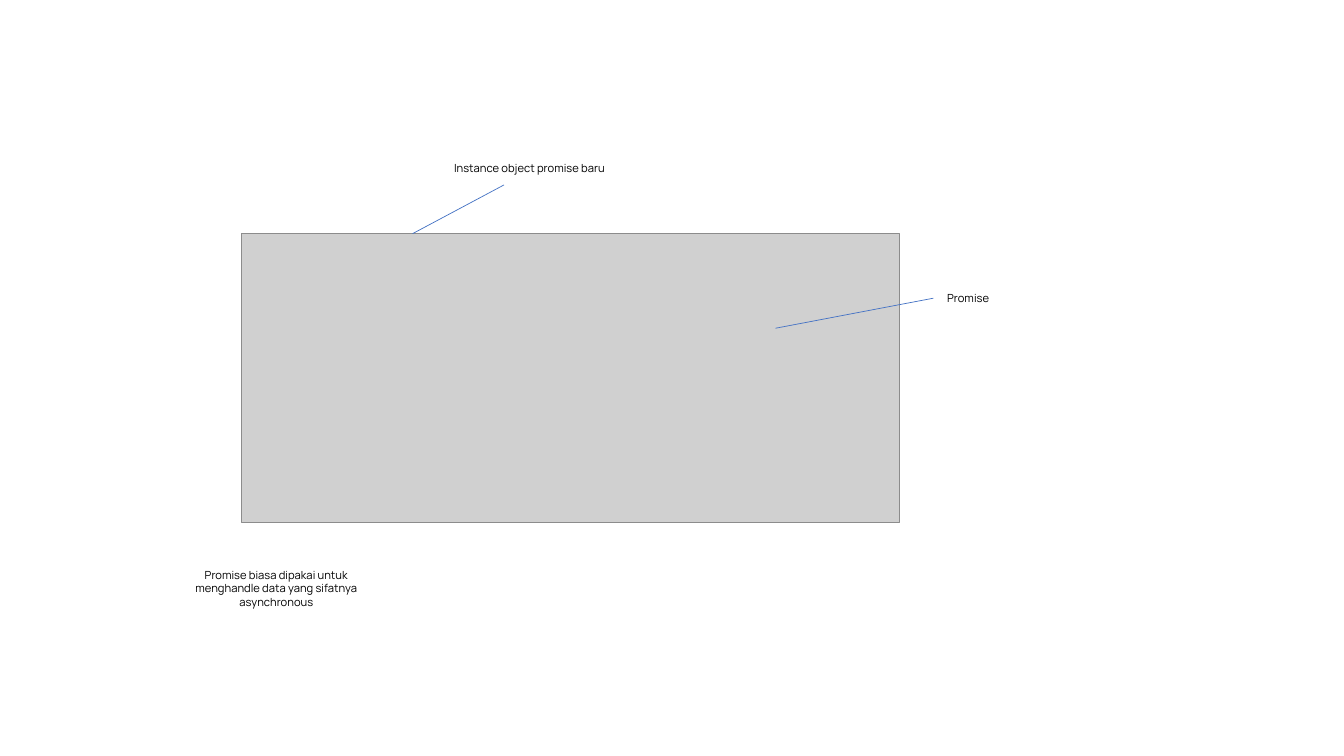
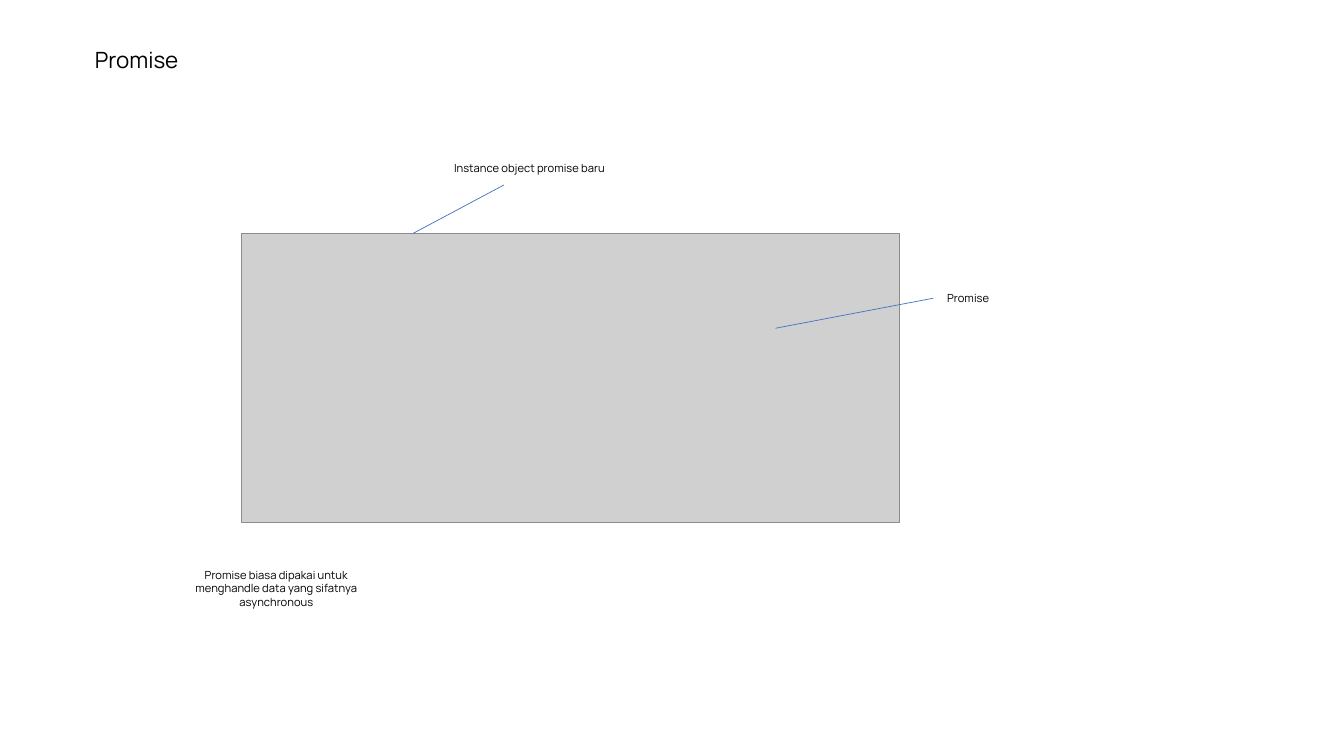
Before and after one commit to saddam-satria/learning-material, a slide deck: slide 11 of march/week-1/meeting-2/PPT.pptx (slide 9 before the commit). Drawn at 1344x756 pixels with LibreOffice and Linux fonts; fonts in the diff are those of the drawing; grey boxes stand for pictures. Boxes give left, top, right and bottom in pixels: in the first picture for what was removed or moved away, otherwise in the second. Text is boxed around its words. In the diff, an @@ line names an element or a change of style, - is before the commit and + after.

```diff
--- a/march/week-1/meeting-2/PPT.pptx
+++ b/march/week-1/meeting-2/PPT.pptx
@@ text added at [95, 51, 178, 69], 16 pt, text #000000 @@
+Promise
```
Also in this commit, not shown: 8 other slides changed, 2 slides added, 9 other files.
